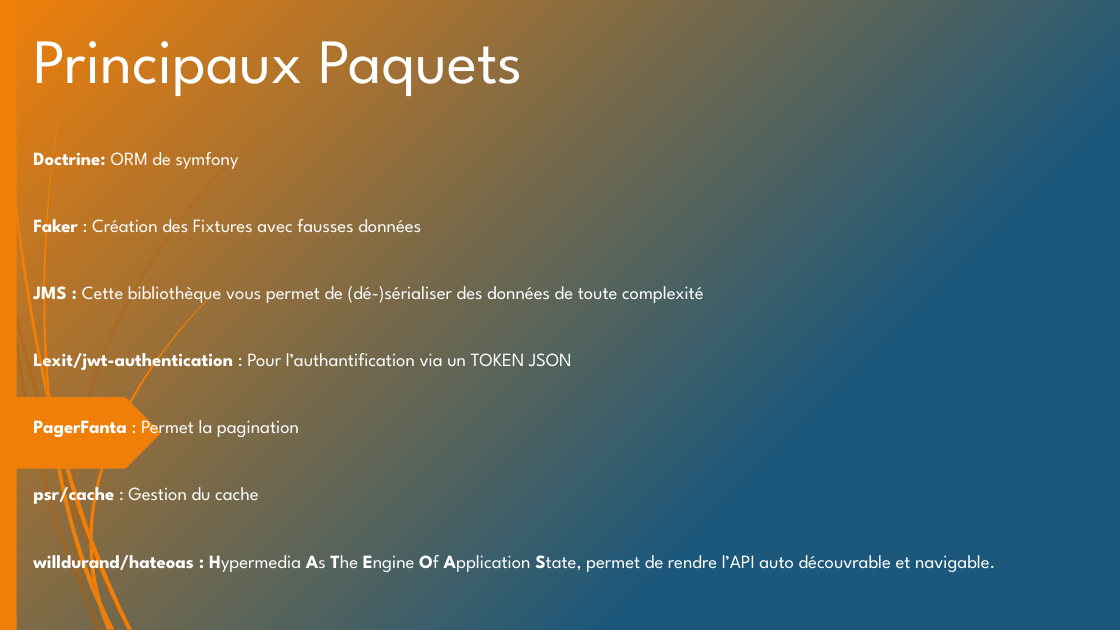
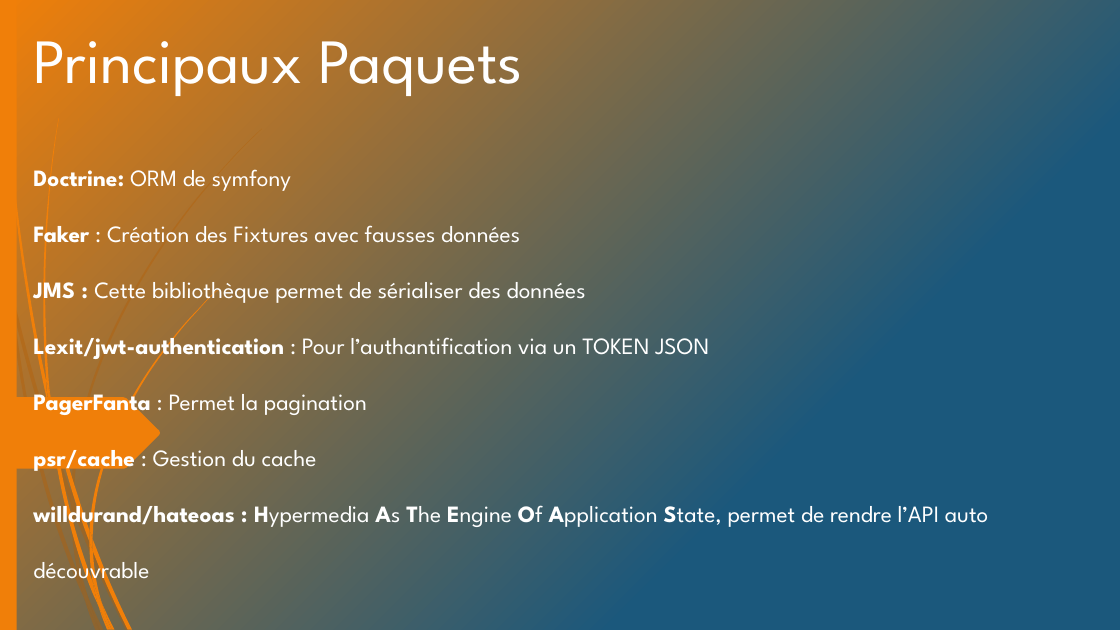
Before and after one commit to avamdui/P7-API, a slide deck: slide 12 of UML/BileMo.pptx. Drawn at 1120x630 pixels with LibreOffice and Linux fonts; fonts in the diff are those of the drawing; background and template pictures are left out. Boxes give left, top, right and bottom in pixels: in the first picture for what was removed or moved away, otherwise in the second. Text is boxed around its words. In the diff, an @@ line names an element or a change of style, - is before the commit and + after.

```diff
--- a/UML/BileMo.pptx
+++ b/UML/BileMo.pptx
@@ text at (33, 169, 709, 474): size 16 to 20 pt in "Doctrine: ORM de symfony", "Faker : Création des Fixtures avec fausses ...", "Lexit/jwt-authentication : Pour l’authantification via un TO ...", "PagerFanta : Permet la pagination" and 1 more places; line spacing 1.5 to 2 @@
@@ text at (33, 275, 586, 306): text changed; size 16 to 20 pt @@
-JMS : Cette bibliothèque vous permet de (dé-)sérialiser des données de toute complexité
+JMS : Cette bibliothèque permet de sérialiser des données
@@ text at (33, 499, 988, 586): text changed; size 16 to 20 pt @@
-willdurand/hateoas : Hypermedia As The Engine Of Application State, permet de rendre l’API auto découvrable et navigable.
+willdurand/hateoas : Hypermedia As The Engine Of Application State, permet de rendre l’API auto découvrable
```
Also in this commit, not shown: 2 other slides changed, 3 other files.
